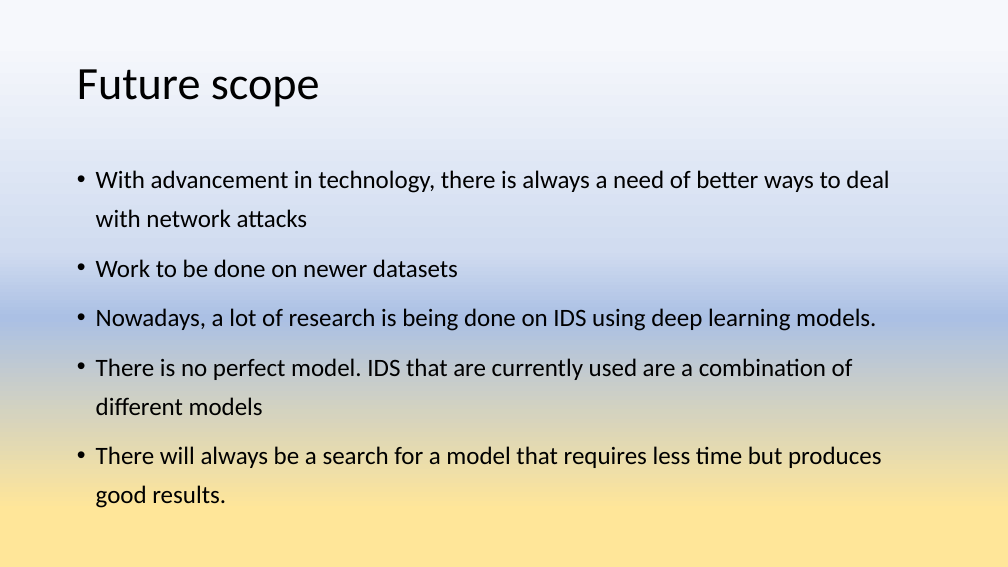
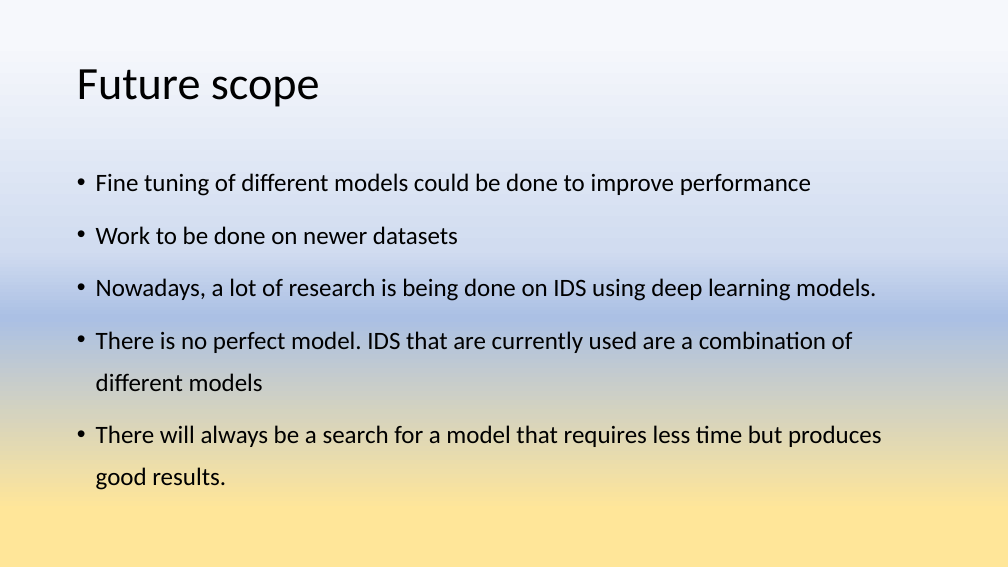
Before and after one commit to anujshr15/-MINOR-PROJECT--Intrusion-Detection-System-, a slide deck: slide 47 of Minor Project presentation.pptx. Drawn at 1008x567 pixels with LibreOffice and Linux fonts; fonts in the diff are those of the drawing. Boxes give left, top, right and bottom in pixels: in the first picture for what was removed or moved away, otherwise in the second. Text is boxed around its words. In the diff, an @@ line names an element or a change of style, - is before the commit and + after.

```diff
--- a/Minor Project presentation.pptx
+++ b/Minor Project presentation.pptx
@@ text at <box>96,173,811,196</box>: text changed @@
-• With advancement in technology, there is always a need of better ways to deal with network attacks
+• Fine tuning of different models could be done to improve performance
@@ text at <box>96,226,882,490</box>: line spacing 1.3 to 1.4 @@
```
Also in this commit, not shown: 3 other slides changed, 1 slide added, 1 slide removed, 1 other file.
